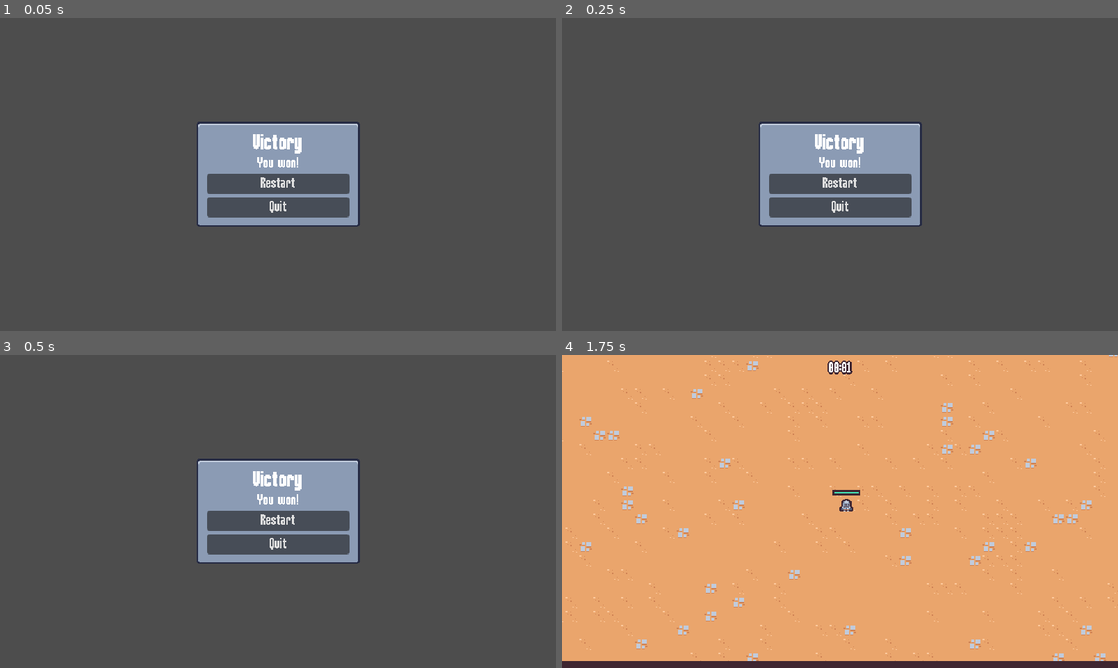
Above: before the commit, frames 1-4 (two rows, left to right).
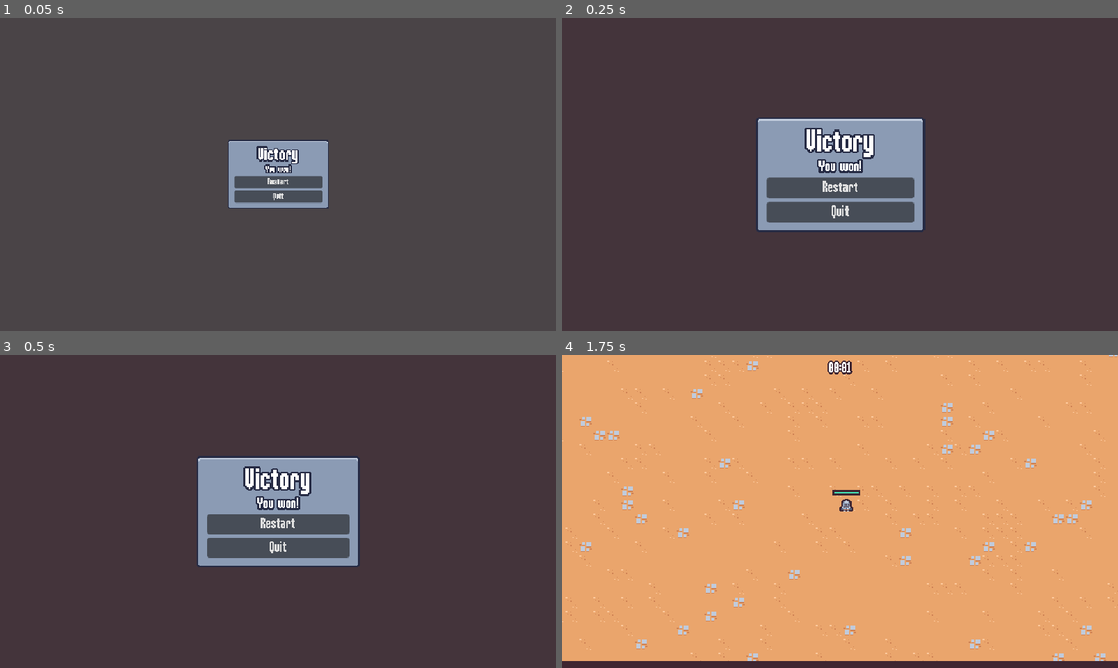
Above: after the commit, the same moments.

Repository: jrenato/dungeon_survival
Game: Godot game, scene res://src/ui/end_screen.tscn
Same seed, same stepped clock (60 frames per second), same inputs: the game is played once before the commit and once after it. This scene is started directly instead of the project's main scene.
Inputs (mouse positions are in pixels of both pictures, inside the frame that each line leads up to):
- Up to frame 1 (0.05 s): no input
- Up to frame 2 (0.25 s): no input
- Up to frame 3 (0.5 s): no input
- Up to frame 4 (1.75 s): click "Restart" at 0.5 s; tap Enter at 1.25 s; move the mouse to (962, 495) at 1.27 s; press the mouse at (962, 495) at 1.28 s; hold D (move_right) from 1.28 s (still down)

The runs differ from the first frame. In frame 1, 6.3% of the frame differs, in the area x 35-65%, y 33-67%; in frame 2, 93%, in the area x 0-100%, y 0-100%; in frame 3, 93%; in frame 4, nothing differs.

Commit message:
Improved end screen, added animation

Diff:
--- a/src/ui/end_screen.gd
+++ b/src/ui/end_screen.gd
@@ -1,7 +1,7 @@
 extends CanvasLayer
 class_name EndScreen
 
-
+@onready var panel_container: PanelContainer = %PanelContainer
 @onready var title_label: Label = %TitleLabel
 @onready var message_label: Label = %MessageLabel
 @onready var restart_button: Button = %RestartButton
@@ -9,6 +9,13 @@
 
 
 func _ready() -> void:
+	panel_container.pivot_offset = panel_container.size / 2
+	var tween : Tween = create_tween()
+	tween.tween_property(panel_container, "scale", Vector2.ZERO, 0.0)
+	tween.tween_property(panel_container, "scale", Vector2.ONE, 0.3)\
+		.set_ease(Tween.EASE_OUT).set_trans(Tween.TRANS_BACK)
+
+
 	get_tree().paused = true
 	restart_button.pressed.connect(_on_restart_button_pressed)
 	quit_button.pressed.connect(_on_quit_button_pressed)
--- a/src/ui/end_screen.tscn
+++ b/src/ui/end_screen.tscn
@@ -1,10 +1,81 @@
-[gd_scene load_steps=2 format=3 uid="uid://c4ffjgbwh3hry"]
+[gd_scene load_steps=6 format=3 uid="uid://c4ffjgbwh3hry"]
 
 [ext_resource type="Script" path="res://src/ui/end_screen.gd" id="1_03e8c"]
+
+[sub_resource type="Animation" id="Animation_du2vw"]
+length = 0.001
+tracks/0/type = "value"
+tracks/0/imported = false
+tracks/0/enabled = true
+tracks/0/path = NodePath("ColorRect:modulate")
+tracks/0/interp = 1
+tracks/0/loop_wrap = true
+tracks/0/keys = {
+"times": PackedFloat32Array(0),
+"transitions": PackedFloat32Array(1),
+"update": 0,
+"values": [Color(1, 1, 1, 1)]
+}
+
+[sub_resource type="Animation" id="Animation_8er27"]
+resource_name = "enter"
+length = 0.15
+step = 0.05
+tracks/0/type = "value"
+tracks/0/imported = false
+tracks/0/enabled = true
+tracks/0/path = NodePath("ColorRect:modulate")
+tracks/0/interp = 1
+tracks/0/loop_wrap = true
+tracks/0/keys = {
+"times": PackedFloat32Array(0, 0.15),
+"transitions": PackedFloat32Array(1, 1),
+"update": 0,
+"values": [Color(1, 1, 1, 0), Color(1, 1, 1, 1)]
+}
+
+[sub_resource type="Animation" id="Animation_81cll"]
+resource_name = "exit"
+length = 0.15
+step = 0.05
+tracks/0/type = "value"
+tracks/0/imported = false
+tracks/0/enabled = true
+tracks/0/path = NodePath("ColorRect:modulate")
+tracks/0/interp = 1
+tracks/0/loop_wrap = true
+tracks/0/keys = {
+"times": PackedFloat32Array(0, 0.15),
+"transitions": PackedFloat32Array(1, 1),
+"update": 0,
+"values": [Color(1, 1, 1, 1), Color(1, 1, 1, 0)]
+}
+
+[sub_resource type="AnimationLibrary" id="AnimationLibrary_wem01"]
+_data = {
+"RESET": SubResource("Animation_du2vw"),
+"enter": SubResource("Animation_8er27"),
+"exit": SubResource("Animation_81cll")
+}
 
 [node name="EndScreen" type="CanvasLayer"]
 process_mode = 3
 script = ExtResource("1_03e8c")
+
+[node name="AnimationPlayer" type="AnimationPlayer" parent="."]
+autoplay = "enter"
+libraries = {
+"": SubResource("AnimationLibrary_wem01")
+}
+
+[node name="ColorRect" type="ColorRect" parent="."]
+anchors_preset = 15
+anchor_right = 1.0
+anchor_bottom = 1.0
+grow_horizontal = 2
+grow_vertical = 2
+mouse_filter = 2
+color = Color(0.247059, 0.14902, 0.192157, 0.627451)
 
 [node name="MarginContainer" type="MarginContainer" parent="."]
 anchors_preset = 15
@@ -14,6 +85,7 @@
 grow_vertical = 2
 
 [node name="PanelContainer" type="PanelContainer" parent="MarginContainer"]
+unique_name_in_owner = true
 layout_mode = 2
 size_flags_horizontal = 4
 size_flags_vertical = 4
@@ -32,7 +104,10 @@
 [node name="TitleLabel" type="Label" parent="MarginContainer/PanelContainer/MarginContainer/VBoxContainer"]
 unique_name_in_owner = true
 layout_mode = 2
-theme_override_font_sizes/font_size = 24
+theme_override_colors/font_shadow_color = Color(0.14902, 0.168627, 0.266667, 1)
+theme_override_colors/font_outline_color = Color(0.14902, 0.168627, 0.266667, 1)
+theme_override_constants/outline_size = 8
+theme_override_font_sizes/font_size = 32
 text = "Victory"
 horizontal_alignment = 1
 vertical_alignment = 1
@@ -40,6 +115,9 @@
 [node name="MessageLabel" type="Label" parent="MarginContainer/PanelContainer/MarginContainer/VBoxContainer"]
 unique_name_in_owner = true
 layout_mode = 2
+theme_override_colors/font_shadow_color = Color(0.14902, 0.168627, 0.266667, 1)
+theme_override_colors/font_outline_color = Color(0.14902, 0.168627, 0.266667, 1)
+theme_override_constants/outline_size = 8
 text = "You won!"
 horizontal_alignment = 1
 vertical_alignment = 1
